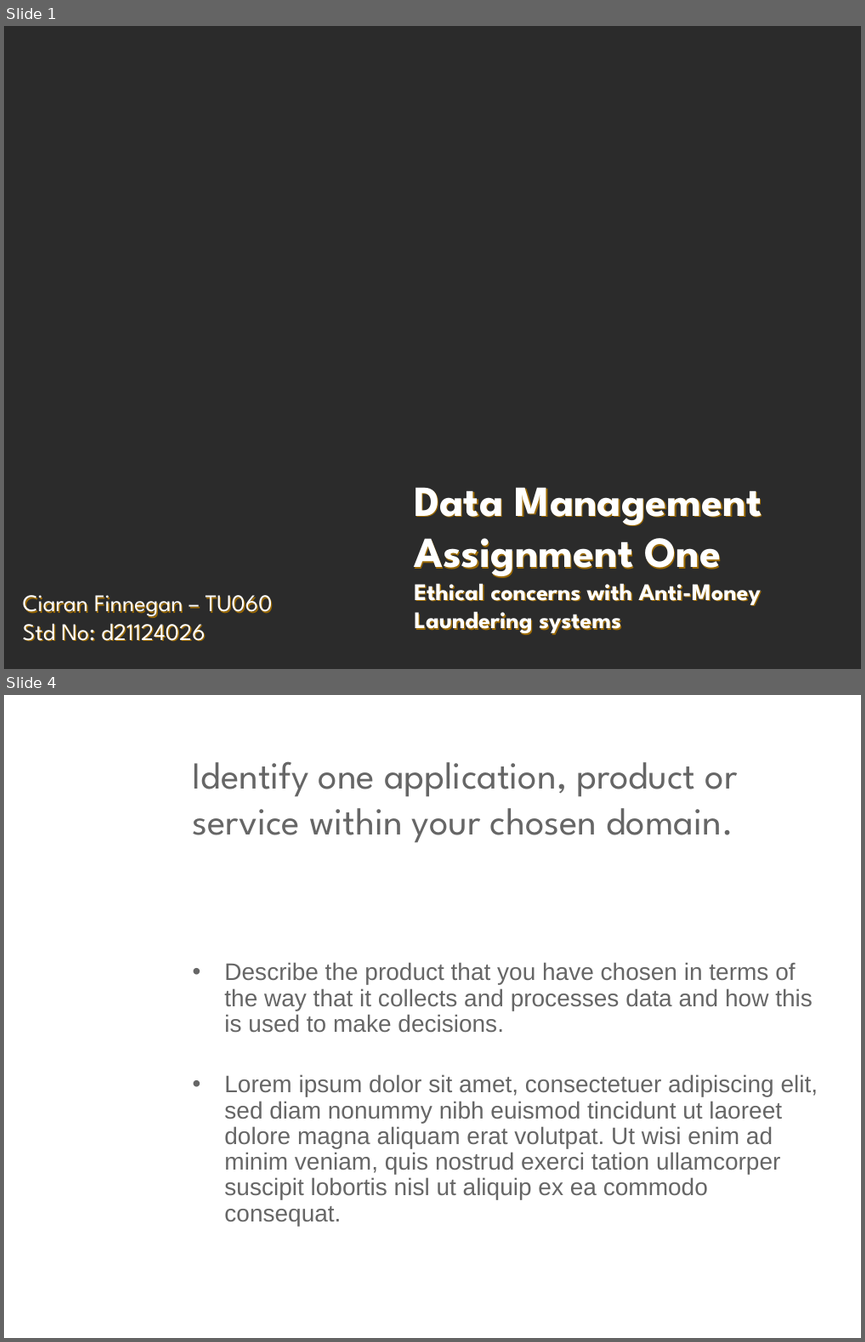
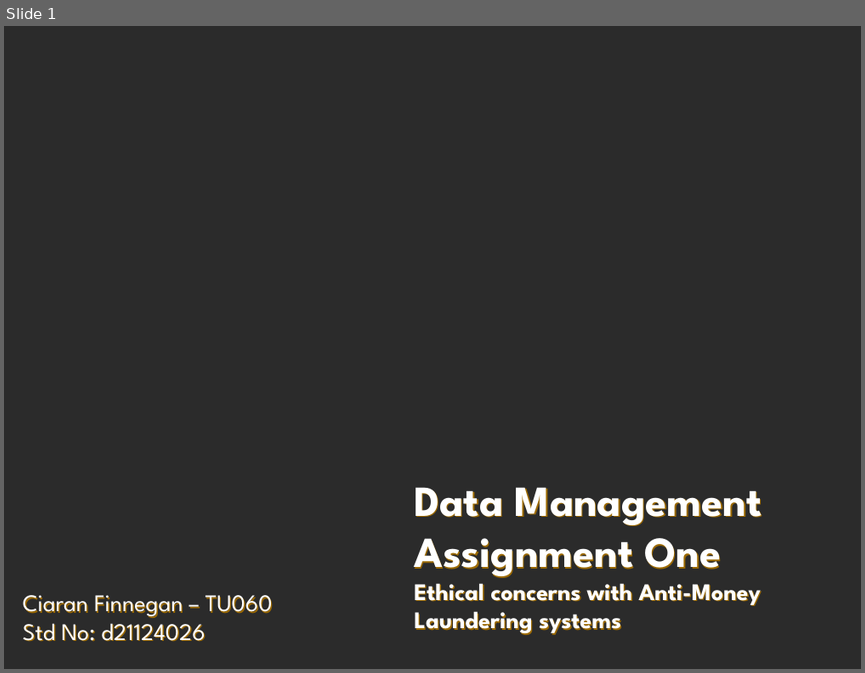
Before and after one commit to JackDaedalus/DataMgmtCA1, a slide deck: PPT_CA1/Data Management - CA1 - AML Ethics - Student Ciaran Finnegan d21124026 v1-1 200222.pptx. Shown one above the other, each under a label of ours: slides 1 and 4 before the commit, slide 1 after it; the slides between them are not shown. The pictures are 865x1342 and 865x673 pixels, drawn with LibreOffice and Linux fonts; fonts in the diff are those of the drawing; background and template pictures are left out; a plain dark background stands for a picture behind light text. Boxes give left, top, right and bottom in pixels: in the first picture for what was removed or moved away, otherwise in the second. Text is boxed around its words. In the diff, an @@ line names an element or a change of style, - is before the commit and + after.

```diff
--- a/PPT_CA1/Data Management - CA1 - AML Ethics - Student Ciaran Finnegan d21124026 v1-1 200222.pptx
+++ b/PPT_CA1/Data Management - CA1 - AML Ethics - Student Ciaran Finnegan d21124026 v1-1 200222.pptx
@@ slide 4 removed at [4,695,861,1338], background picture (left out) @@
@@ title removed at [193,761,738,843] @@
-Identify one application, product or service within your chosen domain.
@@ text removed at [224,962,818,1225] @@
-• Describe the product that you have chosen in terms of the way that it collects and processes data and how this is used to make decisions.
-• Lorem ipsum dolor sit amet, consectetuer adipiscing elit, sed diam nonummy nibh euismod tincidunt ut laoreet dolore magna aliquam erat volutpat. Ut wisi enim ad minim veniam, quis nostrud exerci tation ullamcorper suscipit lobortis nisl ut aliquip ex ea commodo consequat.
```
Also in this commit, not shown: 1 slide changed, 10 slides added, 5 other slides removed, 20 other files.
